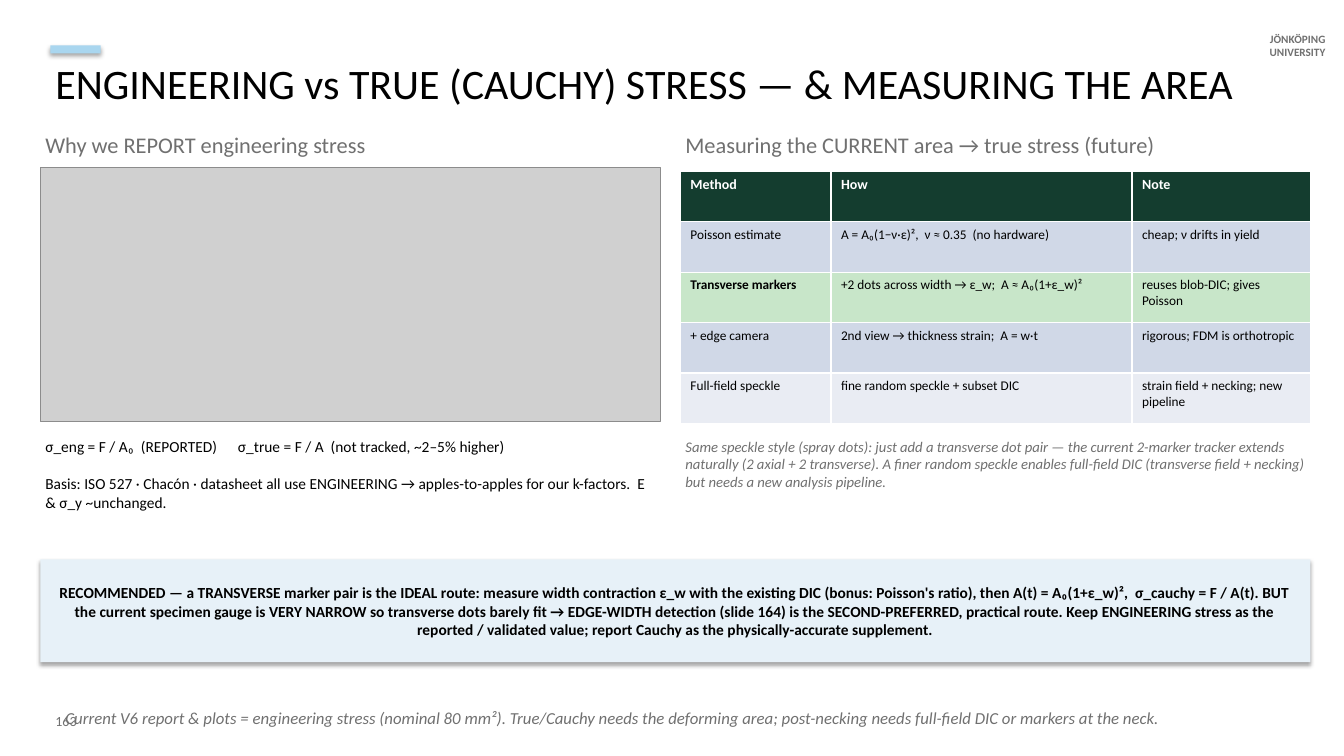
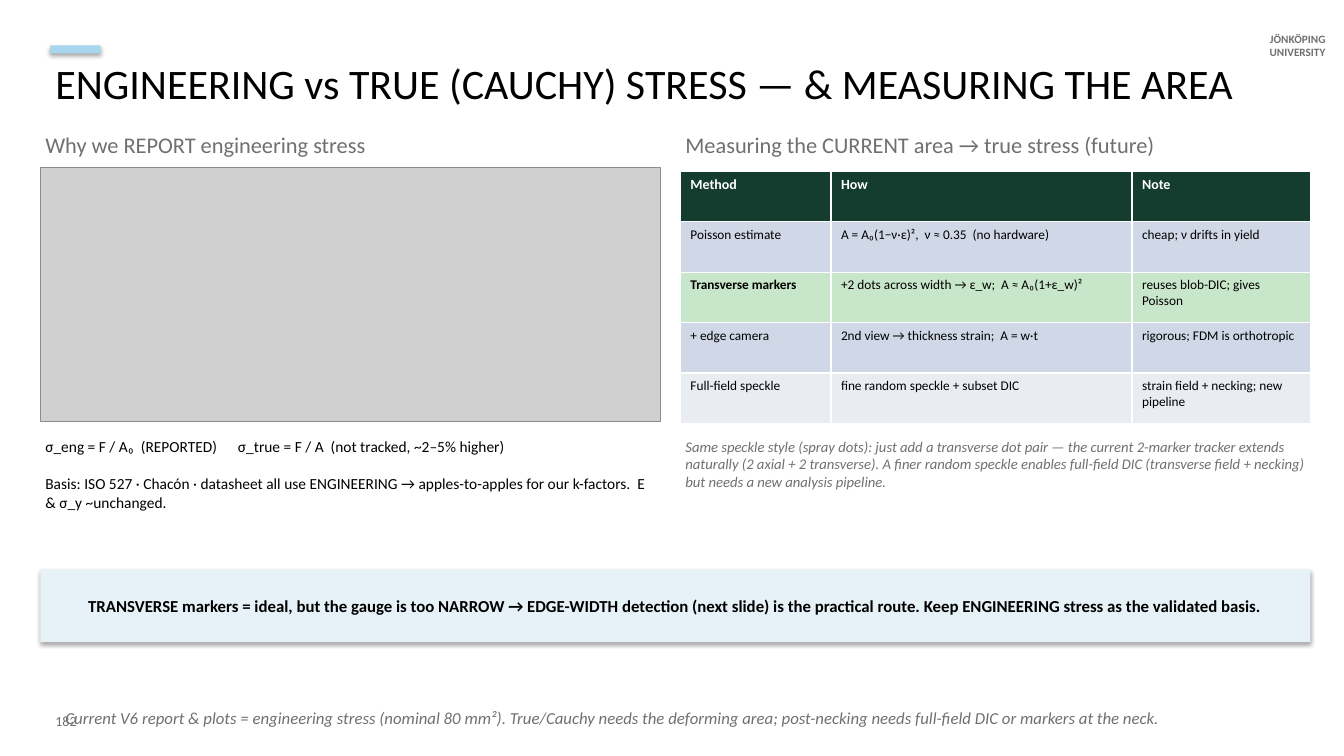
Before and after one commit to cenmir/UTM, a slide deck: slide 42 of documentation/V6a_8_6_20_slides.pptx (slide 23 before the commit). Drawn at 1344x756 pixels with LibreOffice and Linux fonts; fonts in the diff are those of the drawing; grey boxes stand for pictures. Boxes give left, top, right and bottom in pixels: in the first picture for what was removed or moved away, otherwise in the second. Text is boxed around its words. In the diff, an @@ line names an element or a change of style, - is before the commit and + after.

```diff
--- a/documentation/V6a_8_6_20_slides.pptx
+++ b/documentation/V6a_8_6_20_slides.pptx
@@ rectangle "TRANSVERSE markers = ideal, but ...": place and size @@
-rectangle "TRANSVERSE markers = ideal, but ..." at [40, 560, 1311, 662]
+rectangle "TRANSVERSE markers = ideal, but ..." at [40, 570, 1311, 642]
@@ text in rectangle at [88, 599, 1260, 615]: text changed; size 11 to 12 pt @@
-RECOMMENDED — a TRANSVERSE marker pair is the IDEAL route: measure width contraction ε_w with the existing DIC (bonus: Poisson's ratio), then A(t) = A₀(1+ε_w)², σ_cauchy = F / A(t). BUT the current specimen gauge is VERY NARROW so transverse dots barely fit → EDGE-WIDTH detection (slide 164) is the SECOND-PREFERRED, practical route. Keep ENGINEERING stress as the reported / validated value; report Cauchy as the physically-accurate supplement.
+TRANSVERSE markers = ideal, but the gauge is too NARROW → EDGE-WIDTH detection (next slide) is the practical route. Keep ENGINEERING stress as the validated basis.
@@ text at [55, 714, 76, 726]: text changed @@
-163
+182
```
Also in this commit, not shown: 19 other slides changed, 1 slide added, 2 other files.
